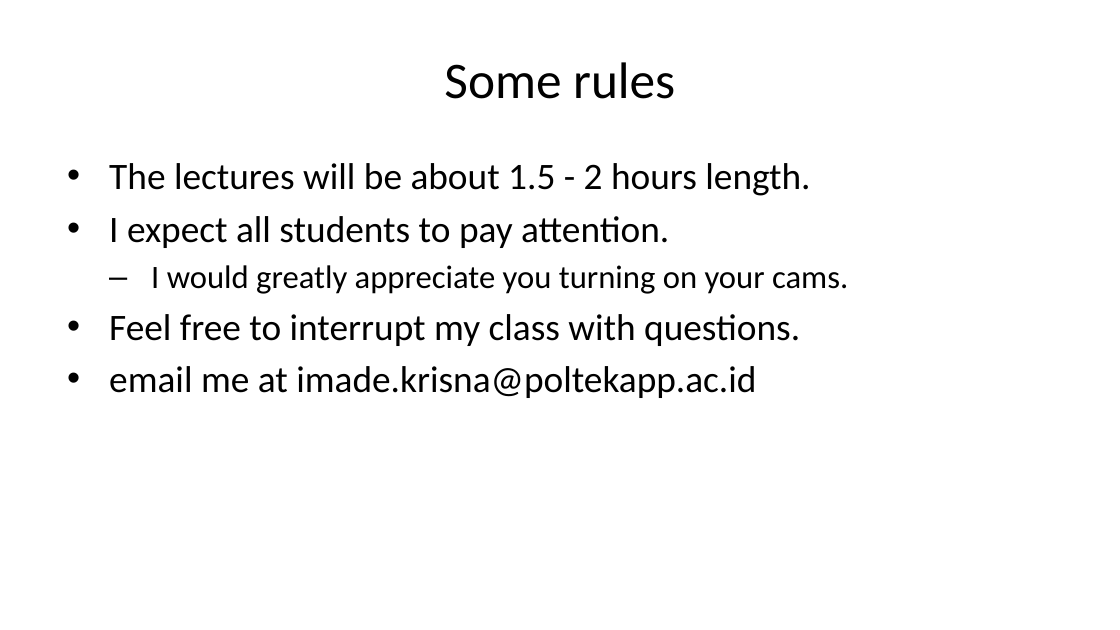
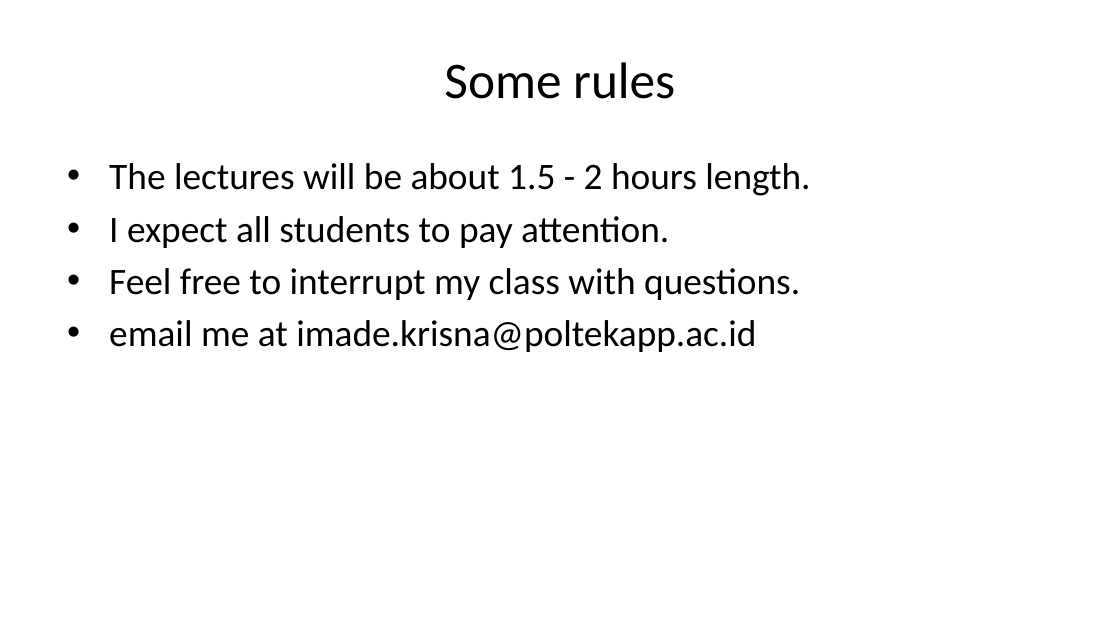
Before and after one commit to imedkrisna/krisna, a slide deck: slide 6 of static/ekon/week1/index.pptx (slide 5 before the commit). Drawn at 1120x630 pixels with LibreOffice and Linux fonts; fonts in the diff are those of the drawing. Boxes give left, top, right and bottom in pixels: in the first picture for what was removed or moved away, otherwise in the second. Text is boxed around its words. In the diff, an @@ line names an element or a change of style, - is before the commit and + after.

```diff
--- a/static/ekon/week1/index.pptx
+++ b/static/ekon/week1/index.pptx
@@ text at <box>151,265,848,294</box>: paragraph removed @@
-  – I would greatly appreciate you turning on your cams.
```
Also in this commit, not shown: 3 other slides changed, 1 other file.
